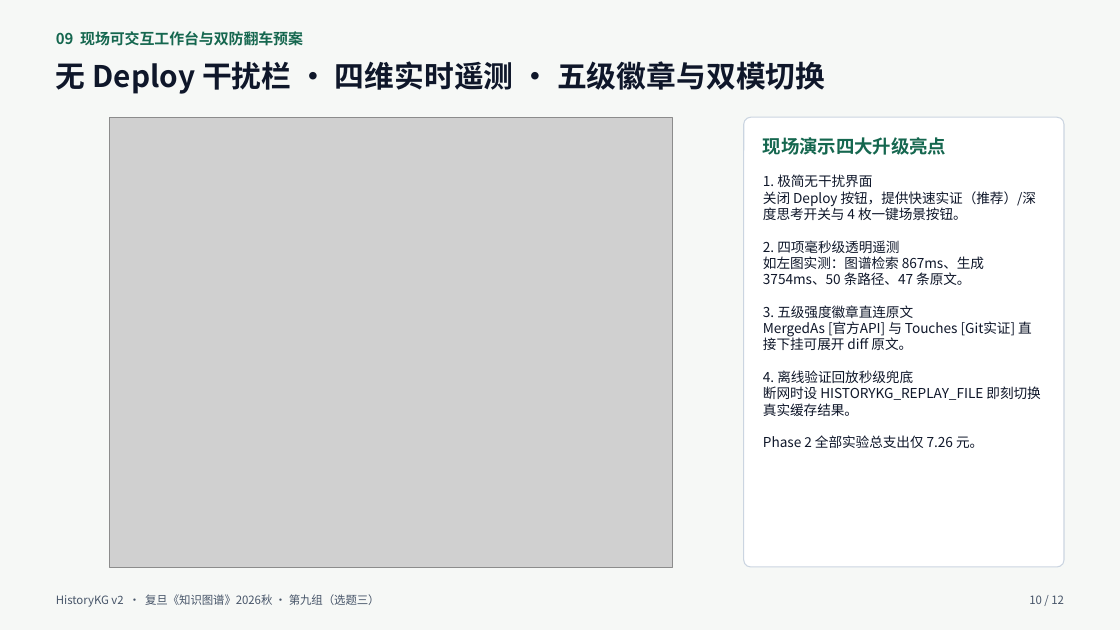
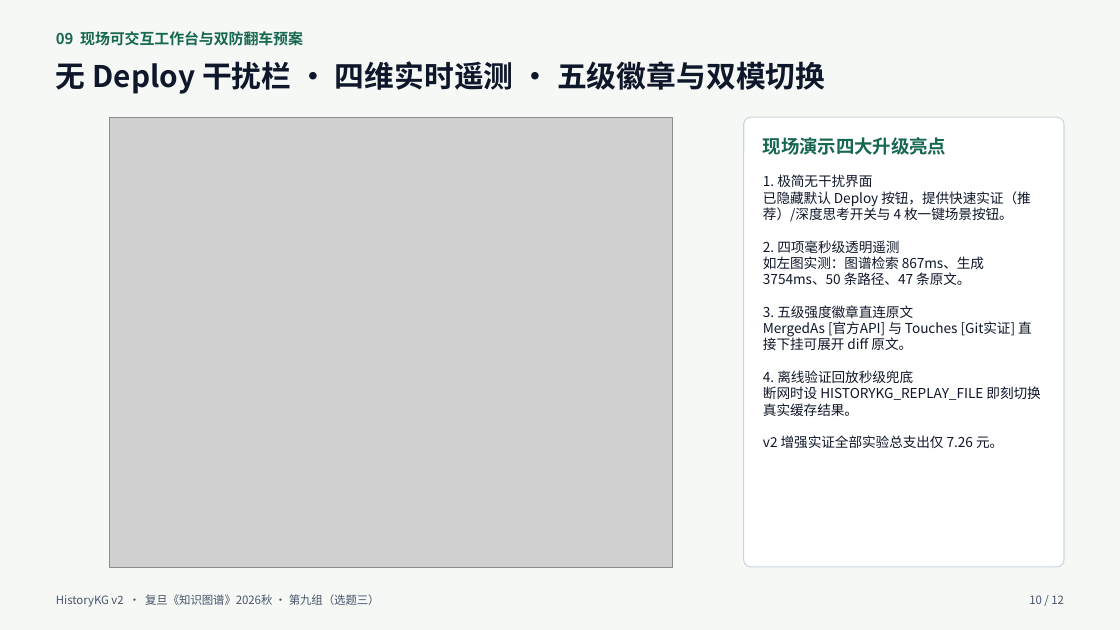
Before and after one commit to Charlie-Yong/relore-kg-archaeologist, a slide deck: slide 10 of demo/final/ItsDangerous-期末汇报.pptx. Drawn at 1120x630 pixels with LibreOffice and Linux fonts; fonts in the diff are those of the drawing; grey boxes stand for pictures. Boxes give left, top, right and bottom in pixels: in the first picture for what was removed or moved away, otherwise in the second. Text is boxed around its words. In the diff, an @@ line names an element or a change of style, - is before the commit and + after.

```diff
--- a/demo/final/ItsDangerous-期末汇报.pptx
+++ b/demo/final/ItsDangerous-期末汇报.pptx
@@ text at [763, 191, 1030, 222]: text changed @@
-关闭 Deploy 按钮，提供快速实证（推荐）/深度思考开关与 4 枚一键场景按钮。
+已隐藏默认 Deploy 按钮，提供快速实证（推荐）/深度思考开关与 4 枚一键场景按钮。
@@ text at [763, 435, 1003, 448]: text changed @@
-Phase 2 全部实验总支出仅 7.26 元。
+v2 增强实证全部实验总支出仅 7.26 元。
```
Also in this commit, not shown: 5 other slides changed, 33 other files.
